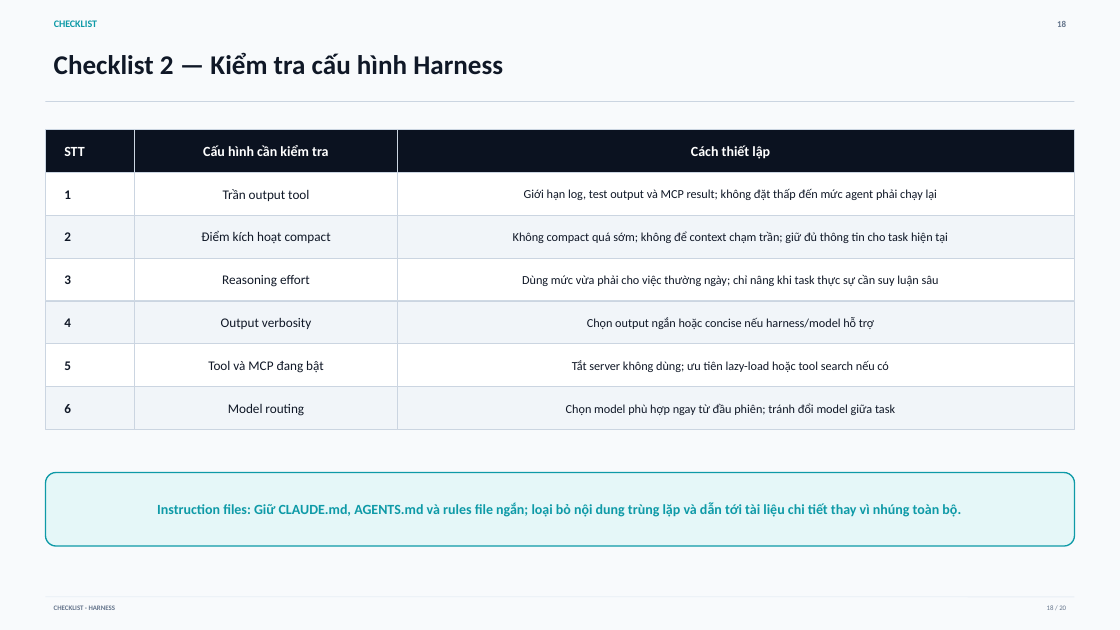
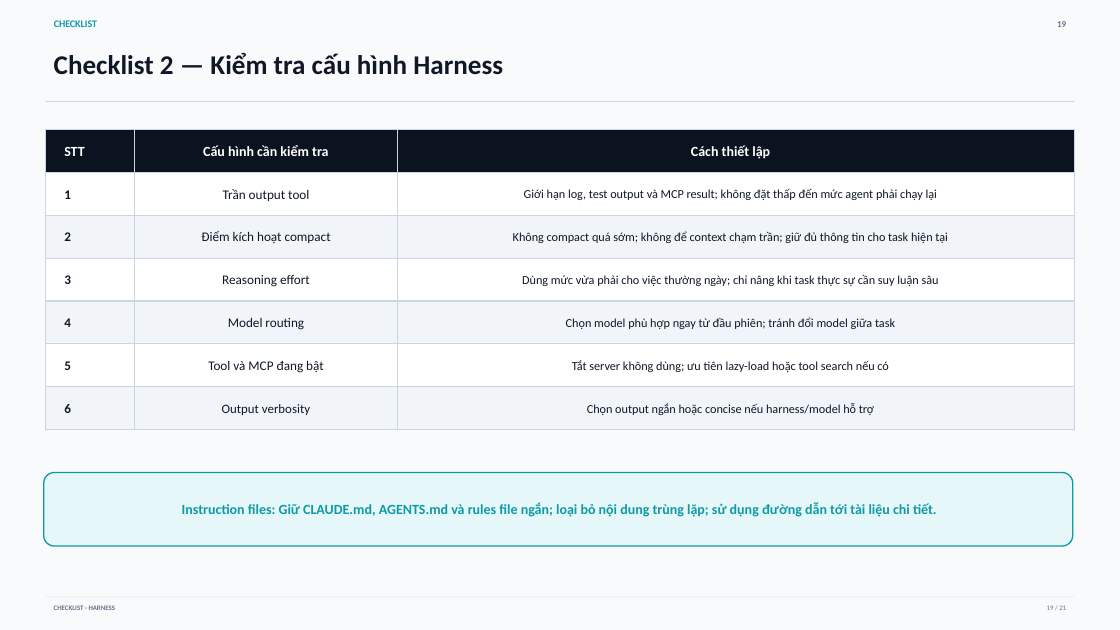
Before and after one commit to dungnm02/token-optimizer, a slide deck: slide 19 of slides/token-optimizer-reworked-deck.pptx. Drawn at 1120x630 pixels with LibreOffice and Linux fonts; fonts in the diff are those of the drawing. Boxes give left, top, right and bottom in pixels: in the first picture for what was removed or moved away, otherwise in the second. Text is boxed around its words. In the diff, an @@ line names an element or a change of style, - is before the commit and + after.

```diff
--- a/slides/token-optimizer-reworked-deck.pptx
+++ b/slides/token-optimizer-reworked-deck.pptx
@@ text "Model routing": place and size @@
-text "Model routing" at [228,404,304,416]
+text "Model routing" at [228,318,304,330]
@@ text "Chọn model phù hợp ngay ...": place and size @@
-text "Chọn model phù hợp ngay ..." at [566,403,895,415]
+text "Chọn model phù hợp ngay ..." at [566,317,895,329]
@@ text "Output verbosity": place and size @@
-text "Output verbosity" at [221,318,311,329]
+text "Output verbosity" at [222,404,310,415]
@@ text "Output verbosity" at [222,404,310,415]: size 11.2 to 11 pt @@
@@ text "Chọn output ngắn hoặc concise ...": place and size @@
-text "Chọn output ngắn hoặc concise ..." at [587,317,874,329]
+text "Chọn output ngắn hoặc concise ..." at [587,403,874,415]
@@ text at [182,503,937,517]: text changed @@
-Instruction files: Giữ CLAUDE.md, AGENTS.md và rules file ngắn; loại bỏ nội dung trùng lặp và dẫn tới tài liệu chi tiết thay vì nhúng toàn bộ.
+Instruction files: Giữ CLAUDE.md, AGENTS.md và rules file ngắn; loại bỏ nội dung trùng lặp; sử dụng đường dẫn tới tài liệu chi tiết.
```
Also in this commit, not shown: 14 other slides changed.
